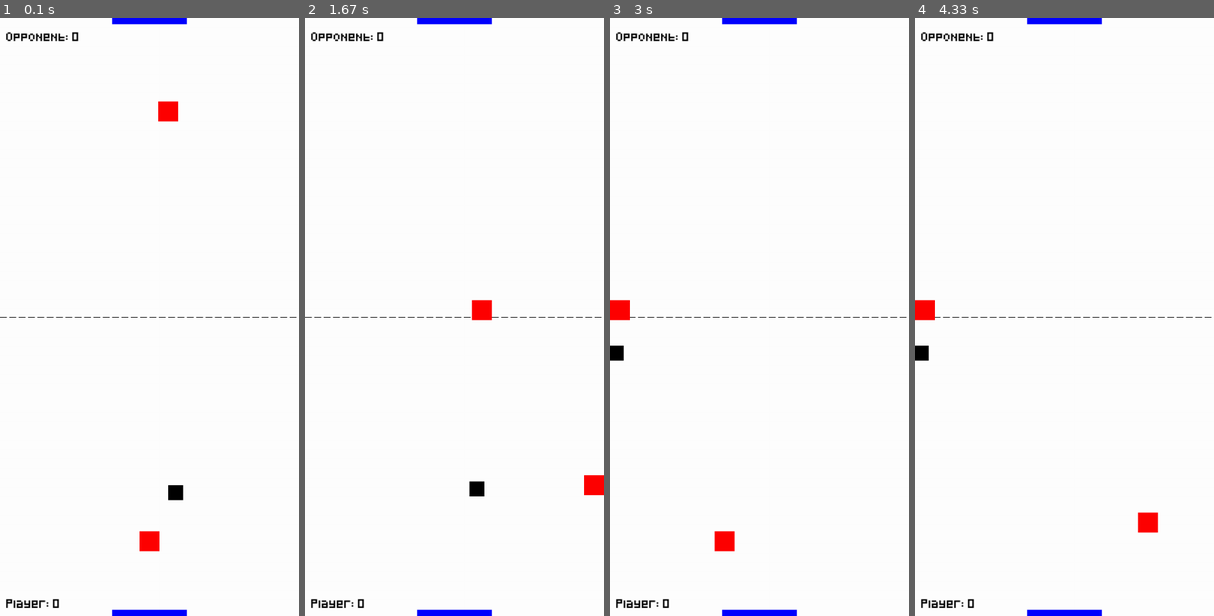
Above: before the commit, frames 1-4 (left to right).
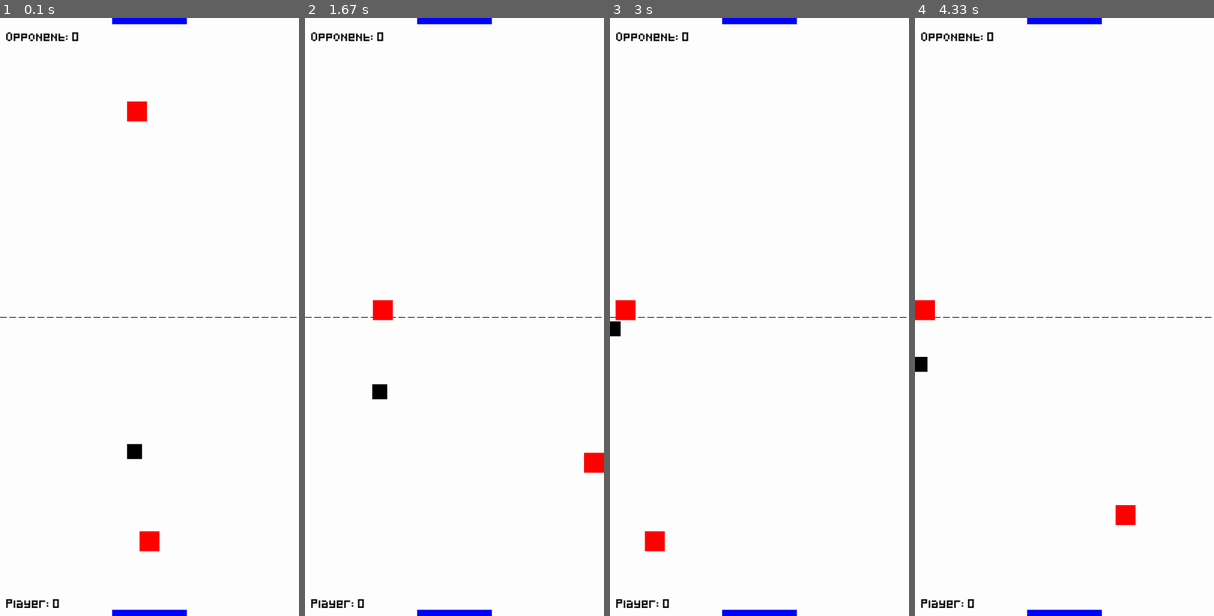
Above: after the commit, the same moments.

Repository: nintanuki/pygame-air-hockey
Game: pygame game, started from main.py
Same seed, same stepped clock (60 frames per second), same inputs: the game is played once before the commit and once after it.
Inputs:
- Up to frame 1 (0.1 s): no input
- Up to frame 2 (1.67 s): hold Right 0.33-0.8 s; hold Up 0.83-1.13 s; hold Right 1.17-1.63 s
- Up to frame 3 (3 s): hold Left 1.67-2.2 s; hold Down 2.23-2.53 s; hold Left 2.57-2.97 s
- Up to frame 4 (4.33 s): hold Up 3-3.37 s; hold Right 3.4-4.03 s; hold Down from 4.07 s (still down)

The runs differ from the first frame. In frame 1, 0.7% of the frame differs, in the area x 42-62%, y 13-81%; in frame 2, 1.2%, in the area x 22-100%, y 47-80%; in frame 3, 0.8%; in frame 4, 0.7%.

Commit message:
Experiment with different puck speeds

Diff:
--- a/main.py
+++ b/main.py
@@ -29,10 +29,6 @@
         # Goals
         self.player_goal = pygame.Rect((SCREEN_WIDTH / 2) - (SCREEN_WIDTH / 8), SCREEN_HEIGHT - 10, SCREEN_WIDTH / 4, 10)
         self.opponent_goal = pygame.Rect((SCREEN_WIDTH / 2) - (SCREEN_WIDTH / 8), 0, SCREEN_WIDTH / 4, 10)
-
-        # Puck speed
-        self.puck_speed_x = PUCK_SPEED
-        self.puck_speed_y = PUCK_SPEED
 
         # Scoring
         self.player_score = 0
@@ -98,8 +94,8 @@
             # Near opponent
             self.puck.x = (SCREEN_WIDTH / 2) - (PUCK_WIDTH / 2)
             self.puck.y = (SCREEN_HEIGHT / 4) - (PUCK_HEIGHT / 2)
-        self.puck_speed_x = random.choice([-1, 1]) * (PUCK_SPEED / 2)
-        self.puck_speed_y = random.choice([-1, 1]) * (PUCK_SPEED / 2)
+        self.puck_speed_x = random.choice([-1, 1]) * INITIAL_PUCK_SPEED
+        self.puck_speed_y = random.choice([-1, 1]) * INITIAL_PUCK_SPEED
 
     def check_goals(self):
         """Check if the puck has entered a goal."""
--- a/settings.py
+++ b/settings.py
@@ -5,9 +5,9 @@
 SCREEN_WIDTH = 60 * BLOCK_SIZE
 SCREEN_HEIGHT = 120 * BLOCK_SIZE
 
-PLAYER_SPEED = 5
+PLAYER_SPEED = 7
 OPPONENT_SPEED = 5
-PUCK_SPEED = 7
+INITIAL_PUCK_SPEED = 4
 
 # Player dimensions
 PLAYER_SIZE = BLOCK_SIZE * 4
Not shown, changed: TODO.md
